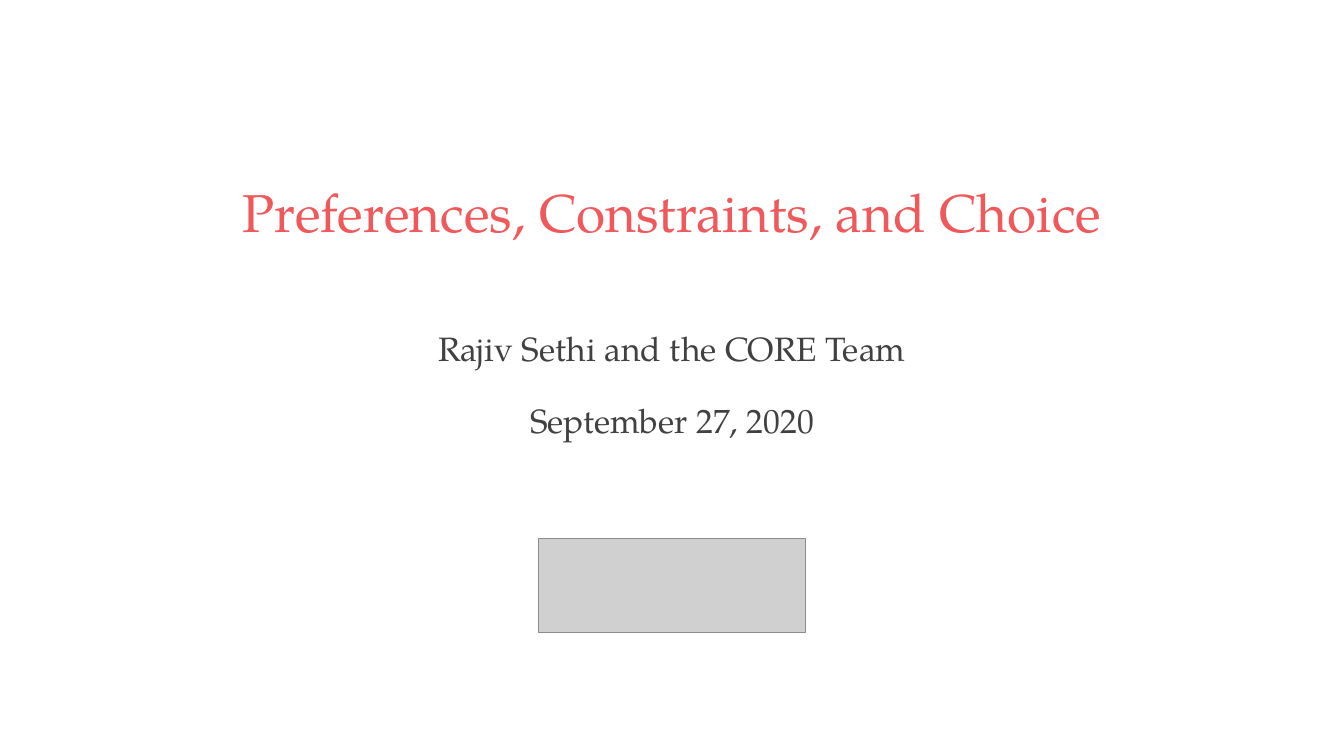
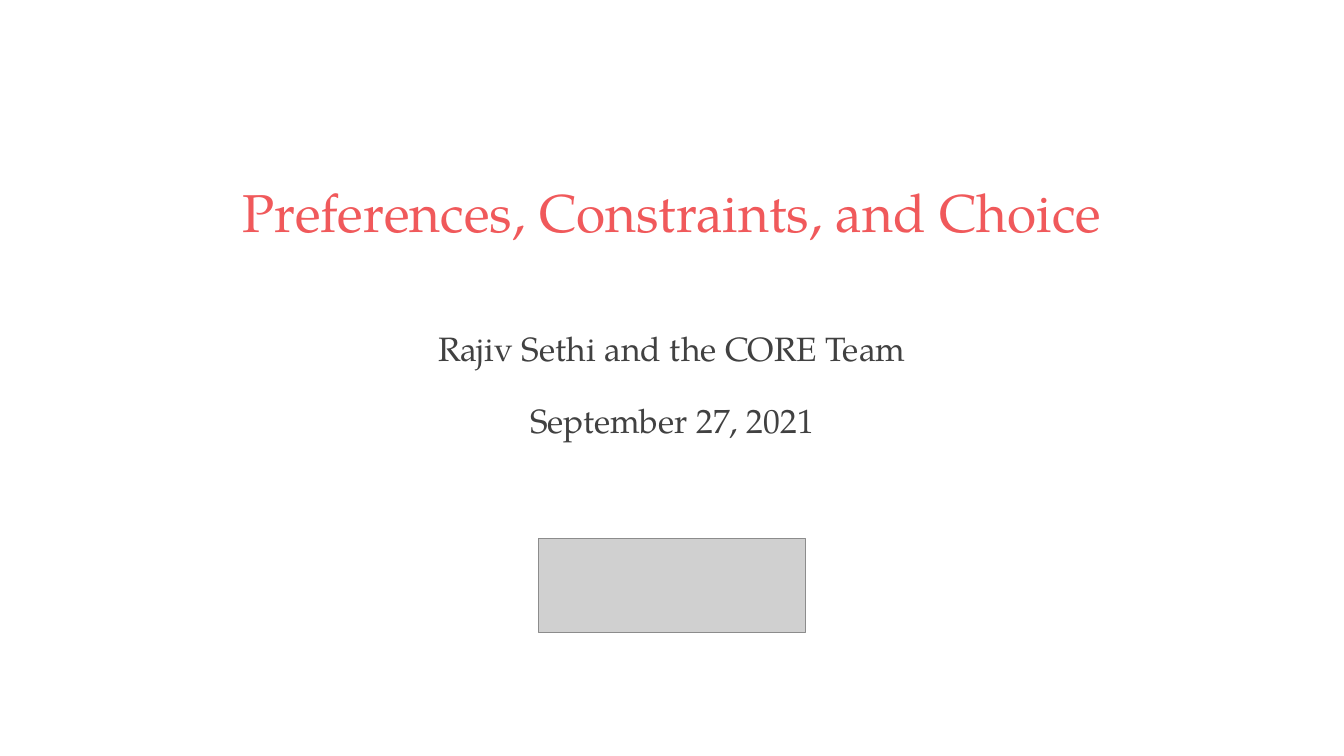
Before and after one commit to rs328/Slides-for-Principles, a slide deck: slide 1 of 04 Preferences Constraints and Choice.pptx. Drawn at 1344x756 pixels with LibreOffice and Linux fonts; fonts in the diff are those of the drawing; grey boxes stand for pictures. Boxes give left, top, right and bottom in pixels: in the first picture for what was removed or moved away, otherwise in the second. Text is boxed around its words. In the diff, an @@ line names an element or a change of style, - is before the commit and + after.

```diff
--- a/04 Preferences Constraints and Choice.pptx
+++ b/04 Preferences Constraints and Choice.pptx
@@ subtitle at bbox=[530, 408, 814, 443]: text changed @@
-September 27, 2020
+September 27, 2021
```
Also in this commit, not shown: 6 other files.
